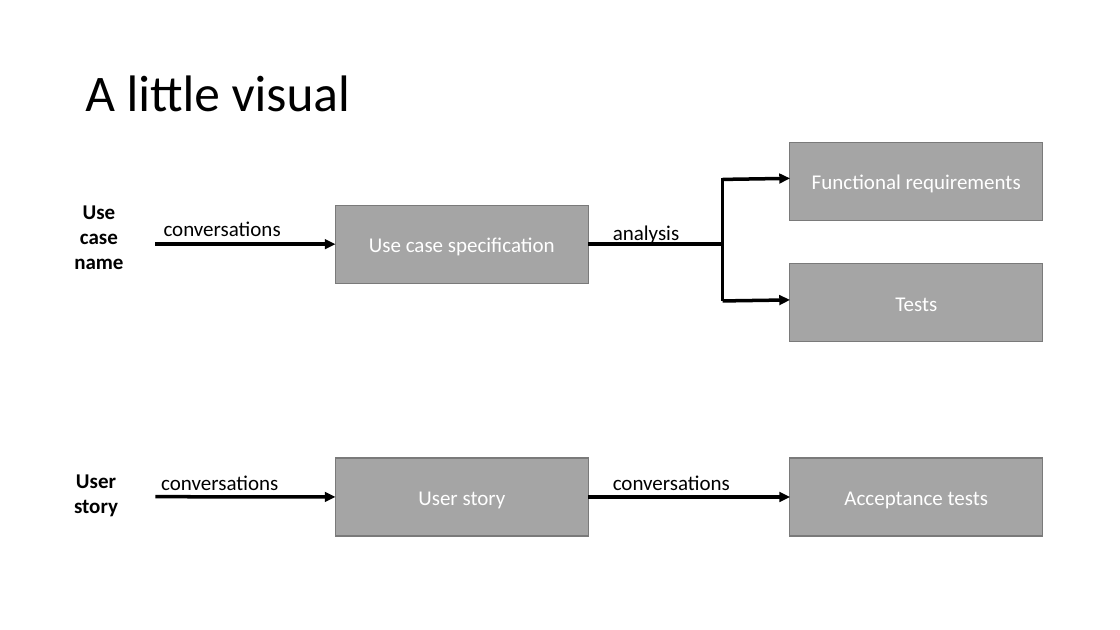
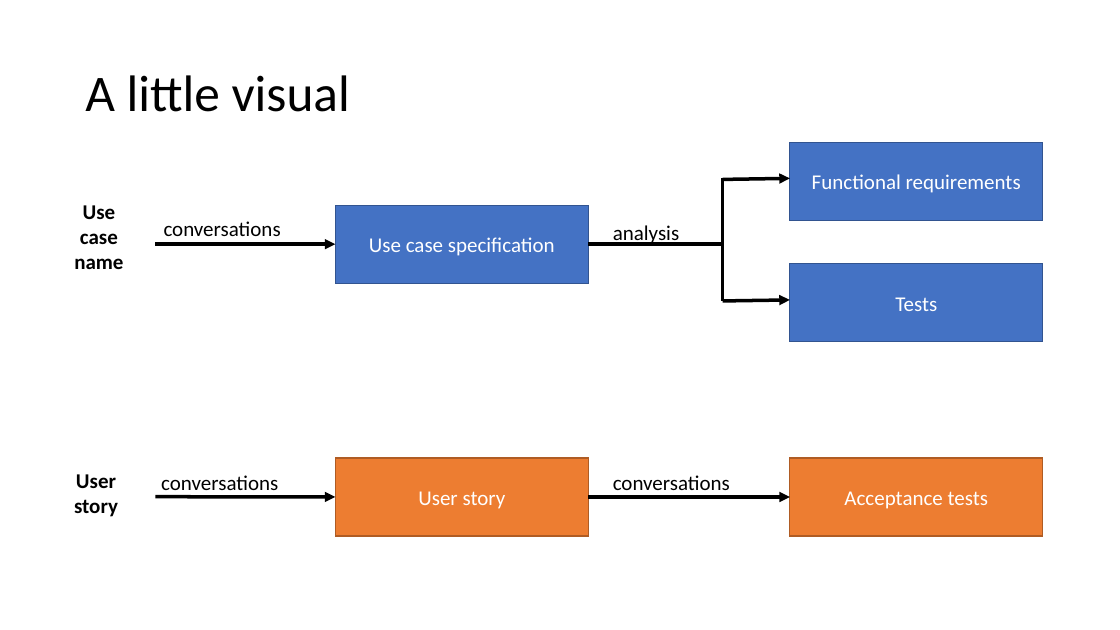
Before and after one commit to MengshanChen/SU_CPSC_5100_18FQ, a slide deck: slide 19 of lectures/Elicitation.pptx (slide 17 before the commit). Drawn at 1120x630 pixels with LibreOffice and Linux fonts; fonts in the diff are those of the drawing. Boxes give left, top, right and bottom in pixels: in the first picture for what was removed or moved away, otherwise in the second. Text is boxed around its words. In the diff, an @@ line names an element or a change of style, - is before the commit and + after.

```diff
--- a/lectures/Elicitation.pptx
+++ b/lectures/Elicitation.pptx
@@ fill #A5A5A5 to #4472C4; outline #7A7A7A 1 pt to #325491 1 pt in 3 elements at [335,205,588,283], [790,142,1043,220], [790,264,1043,342] @@
@@ rectangle "User story" at [335,458,588,536]: fill #A5A5A5 to #ED7D31; outline #7A7A7A 1 pt to #AF5C24 1 pt @@
@@ rectangle "Acceptance tests" at [790,458,1043,536]: fill #A5A5A5 to #ED7D31; outline #7A7A7A 1 pt to #AF5C24 1 pt @@
```
Also in this commit, not shown: 8 slides added, 3 other files.
